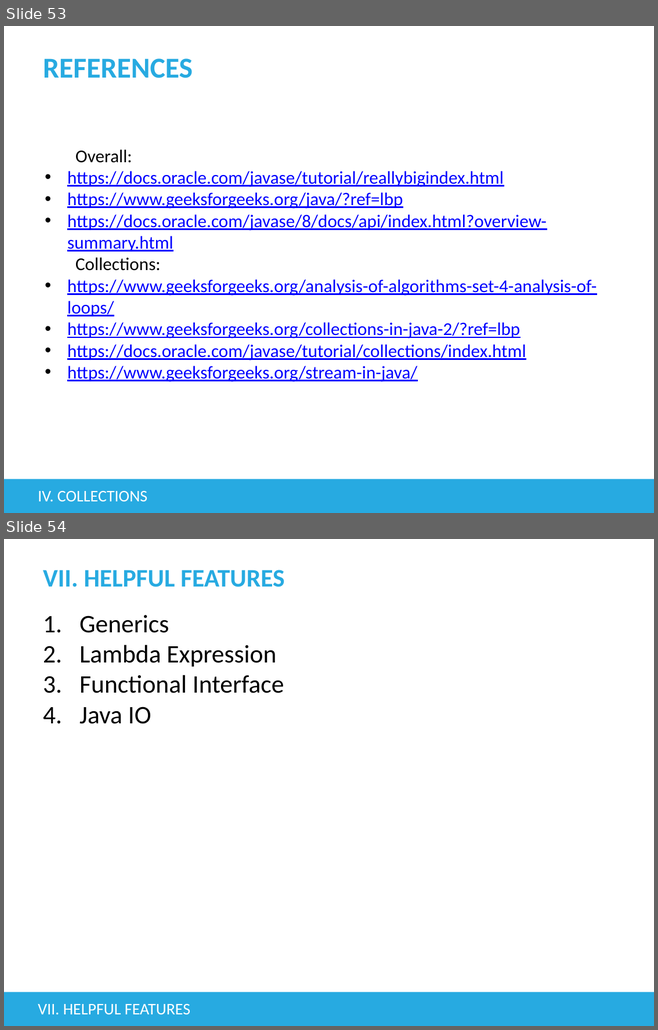
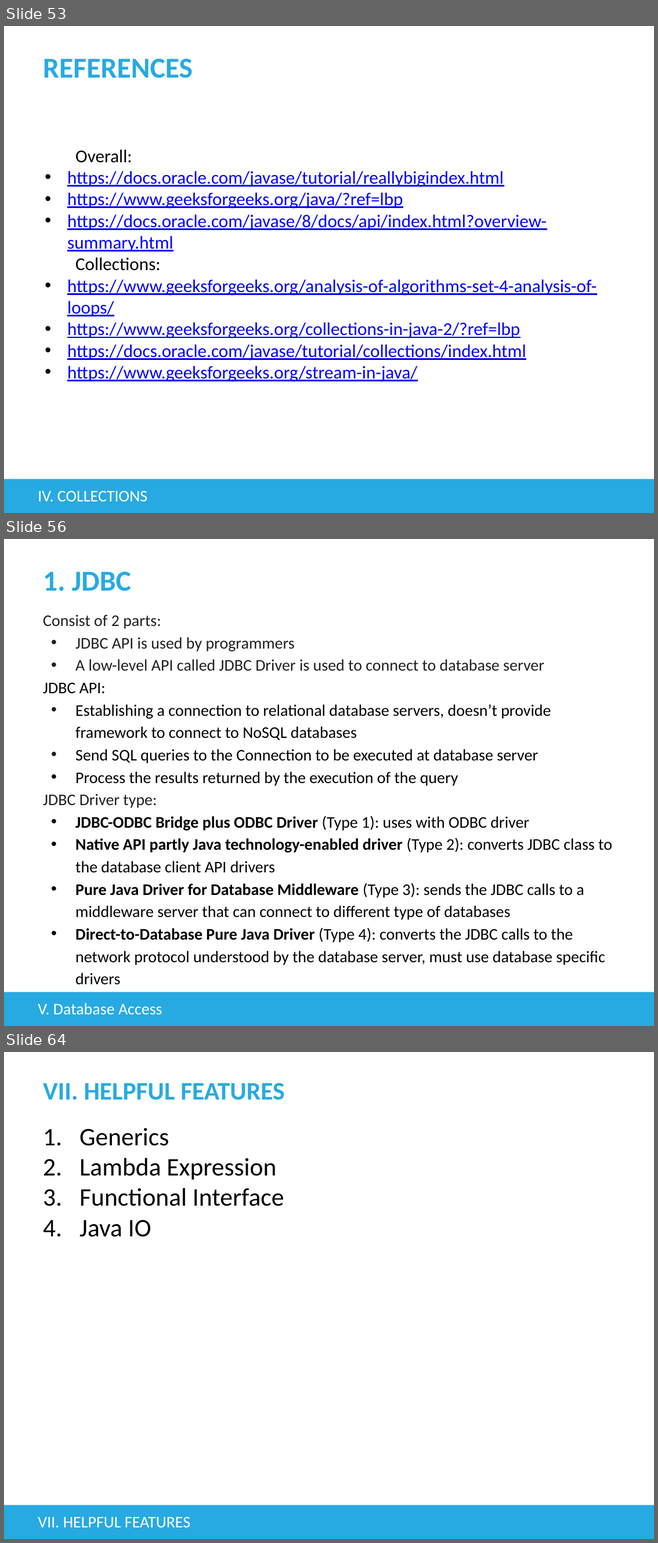
Before and after one commit to tienphat14/java-exercise, a slide deck: src/main/resources/Basic Java.pptx. Shown one above the other, each under a label of ours: slides 53 and 54 before the commit, slides 53, 56 and 64 after it; the slides between them are not shown. The pictures are 658x1030 and 658x1543 pixels, drawn with LibreOffice and Linux fonts; fonts in the diff are those of the drawing; background and template pictures are left out. Boxes give left, top, right and bottom in pixels: in the first picture for what was removed or moved away, otherwise in the second. Text is boxed around its words. In the diff, an @@ line names an element or a change of style, - is before the commit and + after.

Commit message:
databaseaccess - example

```diff
--- a/src/main/resources/Basic Java.pptx
+++ b/src/main/resources/Basic Java.pptx
@@ slide 56 added at [4, 539, 654, 1026], background #FFFFFF; not listed: 1 template element that a slide beside it also shows @@
@@ title added at [43, 571, 131, 591], 32 pt, text #27AAE1, bold @@
+1. JDBC
@@ text added at [43, 614, 612, 985], 18 pt, text #000000 @@
+Consist of 2 parts:
+• JDBC API is used by programmers
+• A low-level API called JDBC Driver is used to connect to database server
+JDBC API:
+• Establishing a connection to relational database servers, doesn’t provide framework to connect to NoSQL databases
+• Send SQL queries to the Connection to be executed at database server
+• Process the results returned by the execution of the query
+JDBC Driver type:
+• JDBC-ODBC Bridge plus ODBC Driver (Type 1): uses with ODBC driver
+• Native API partly Java technology-enabled driver (Type 2): converts JDBC class to the database client API drivers
+• Pure Java Driver for Database Middleware (Type 3): sends the JDBC calls to a middleware server that can connect to different type of databases
+• Direct-to-Database Pure Java Driver (Type 4): converts the JDBC calls to the network protocol understood by the database server, must use database specific drivers
@@ text added at [38, 1003, 162, 1015], 18 pt, text #FFFFFF @@
+V. Database Access
@@ what was slide 54 is now slide 64 @@
```
Also in this commit, not shown: 1 slide changed, 9 other slides added, 17 other files.
